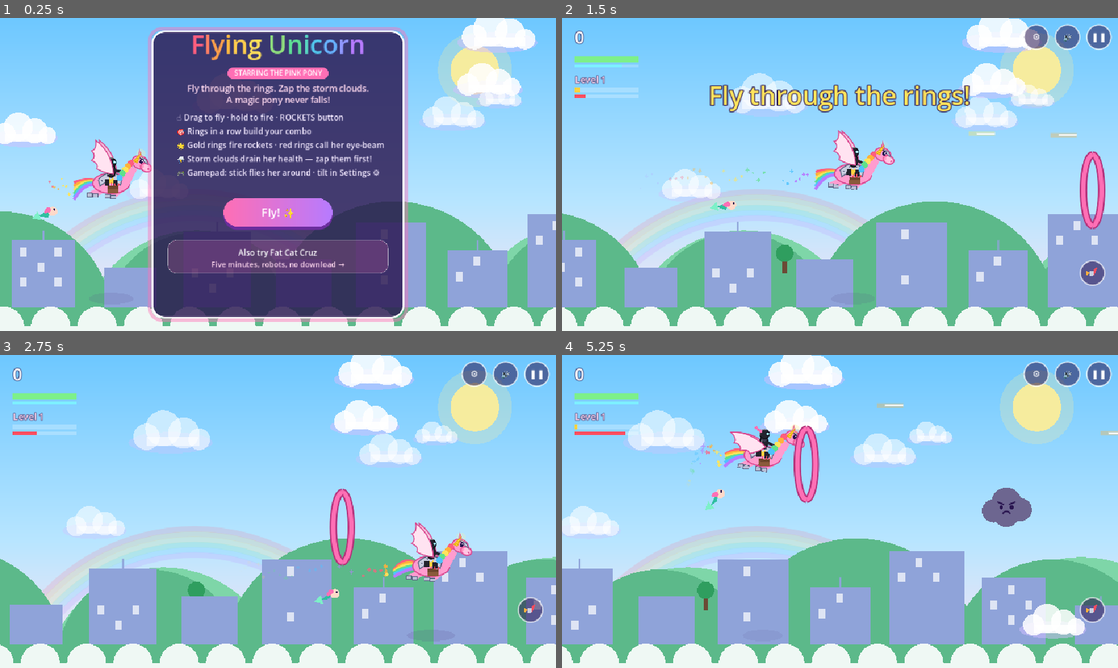
Above: before the commit, frames 1-4 (two rows, left to right).
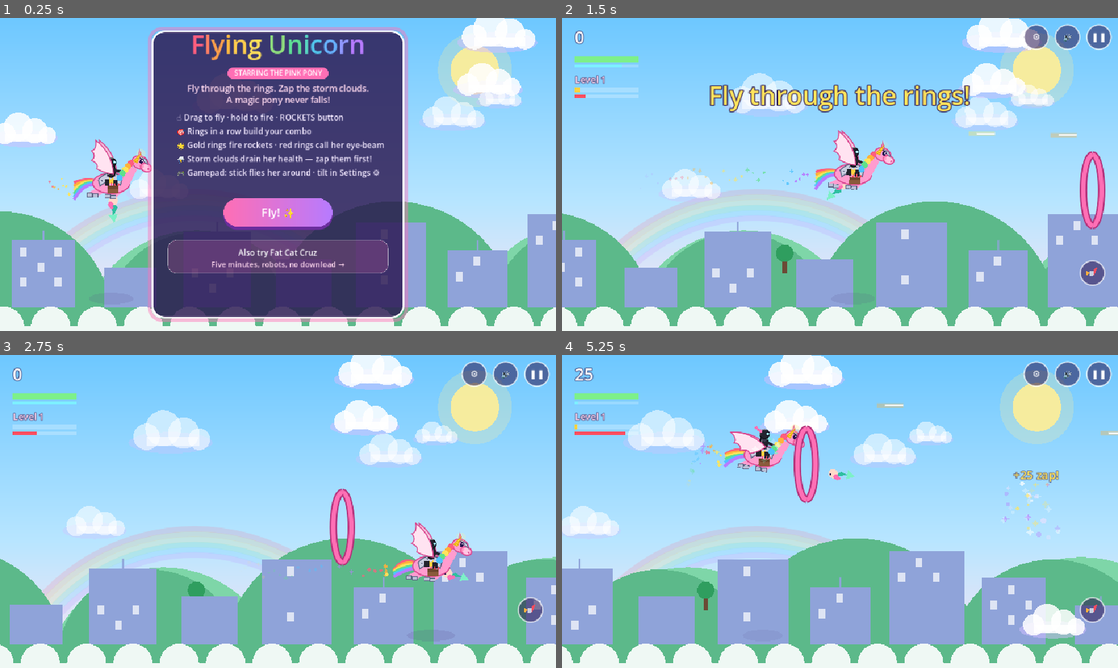
Above: after the commit, the same moments.

Repository: Dan8NOD/flying-unicorn
Game: Godot game, scene res://main.tscn
Same seed, same stepped clock (60 frames per second), same inputs: the game is played once before the commit and once after it.
Inputs (mouse positions are in pixels of both pictures, inside the frame that each line leads up to):
- Up to frame 1 (0.25 s): no input
- Up to frame 2 (1.5 s): tap Enter at 0.5 s; move the mouse to (962, 158) at 0.52 s; hold D (fly_right) 0.53-1.25 s; hold Space (fire) 0.53-1.25 s; click (962, 158) at 0.67 s; drag from (728, 190) to (812, 237) at 1.27 s
- Up to frame 3 (2.75 s): move the mouse to (333, 442) at 2.02 s; hold D (fly_right) from 2.03 s (still down); tap X at 2.1 s
- Up to frame 4 (5.25 s): release D (fly_right) at 2.75 s; drag from (812, 574) to (673, 464) at 2.77 s; move the mouse to (1006, 558) at 3.52 s; hold A (fly_left) 3.53-4.25 s; tap Enter at 3.6 s; drag from (673, 464) to (756, 433) at 4.27 s; move the mouse to (867, 511) at 5.02 s; hold S (fly_down) from 5.03 s (still down); hold Space (fire) from 5.03 s (still down); click (867, 511) at 5.17 s

The runs differ from the first frame. In frame 1, 0.2% of the frame differs, in the area x 5-22%, y 57-66%; in frame 2, 0.1%; in frame 3, 0.2%; in frame 4, 1.5%, in the area x 2-90%, y 4-59%.

Commit message:
Mermaid leads at the front hooves

Diff:
--- a/main.gd
+++ b/main.gd
@@ -1149,7 +1149,7 @@
 # Mermaid Medic, FCC-style: 1s spool tell, then a 5s-cycle
 # discharge that zaps the locked foe and heals the pony.
 func _mermaid_update(dt: float) -> void:
-	var anchor := Vector2(uni.x - 90, uni.y + 40) if vertical else Vector2(uni.x - 100, uni.y + 55)
+	var anchor := Vector2(uni.x + 75, uni.y - 55) if vertical else Vector2(uni.x + 95, uni.y + 20)
 	var k := minf(1.0, dt * 3.0)
 	mer_px = lerpf(mer_px, anchor.x, k)
 	mer_py = lerpf(mer_py, anchor.y, k)
